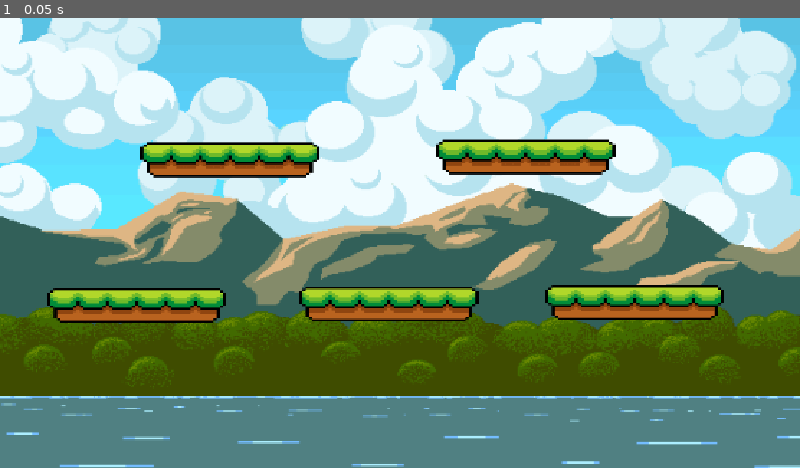
Above: before the commit, frame 1.
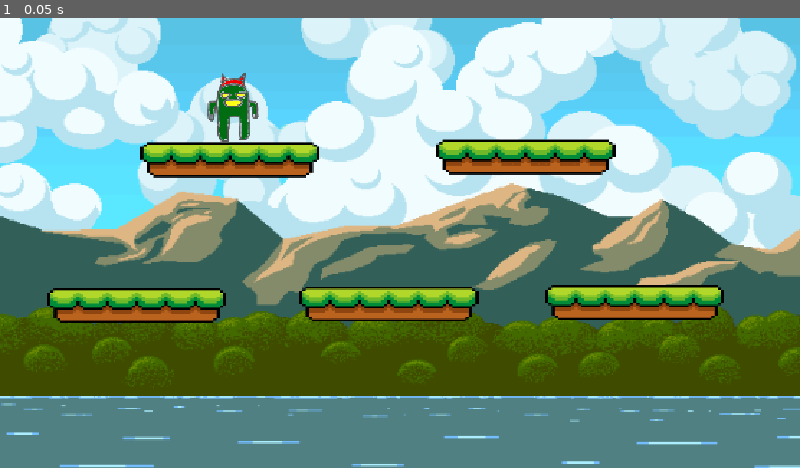
Above: after the commit, the same moment.

Repository: neyenhousep/haven-PKL
Game: Godot game, scene res://Map Design.tscn
Same seed, same stepped clock (60 frames per second), same inputs: the game is played once before the commit and once after it.
Inputs:
- Up to frame 1 (0.05 s): no input

The runs differ from the first frame. In frame 1, 0.6% of the frame differs, in the area x 25-33%, y 12-28%.

Commit message:
Character to map

Diff:
--- a/Map Design.tscn
+++ b/Map Design.tscn
@@ -2,6 +2,7 @@
 
 [ext_resource type="Texture2D" uid="uid://do4m11l1jvhsx" path="res://d6cfbh1-47931523-77f9-4ff2-b7c4-ea8083cdd544 (2).png" id="1_tmgkj"]
 [ext_resource type="Texture2D" uid="uid://b7ym5ctiuyruf" path="res://pixel-art-single-grass-platform-game-floating-floating-pixel-style-png (2).webp" id="2_7hjo8"]
+[ext_resource type="PackedScene" uid="uid://6k8yu5clcxg3" path="res://node_2d.tscn" id="3_b1jma"]
 
 [sub_resource type="RectangleShape2D" id="RectangleShape2D_s5cd1"]
 size = Vector2(274, 73)
@@ -86,3 +87,7 @@
 [node name="CollisionShape2D" type="CollisionShape2D" parent="Node2 Ground/StaticBody2D5" unique_id=1142691948]
 position = Vector2(-7, -93)
 shape = SubResource("RectangleShape2D_s5cd1")
+
+[node name="CharacterBody2D" parent="." unique_id=2023001309 instance=ExtResource("3_b1jma")]
+position = Vector2(396, 67)
+scale = Vector2(0.5, 0.5)
--- a/node_2d.tscn
+++ b/node_2d.tscn
@@ -14,16 +14,16 @@
 }]
 
 [sub_resource type="CapsuleShape2D" id="CapsuleShape2D_wuegv"]
-radius = 163.0
-height = 460.0
+radius = 87.0
+height = 244.0
 
 [node name="CharacterBody2D" type="CharacterBody2D" unique_id=2023001309]
 
 [node name="AnimatedSprite2D" type="AnimatedSprite2D" parent="." unique_id=78401023]
-position = Vector2(1, -3.0000057)
-scale = Vector2(0.94799995, 0.9879999)
+position = Vector2(-123, 126.23206)
+scale = Vector2(0.45199996, 0.47107166)
 sprite_frames = SubResource("SpriteFrames_xoljh")
 
 [node name="CollisionShape2D" type="CollisionShape2D" parent="." unique_id=1582533878]
-position = Vector2(2, -8)
+position = Vector2(-122, 128)
 shape = SubResource("CapsuleShape2D_wuegv")
